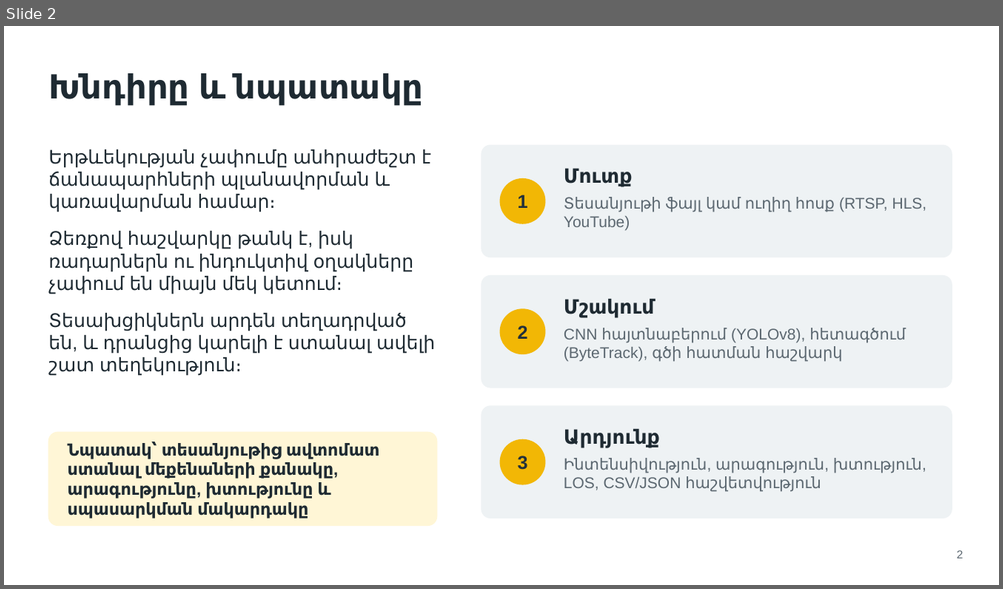
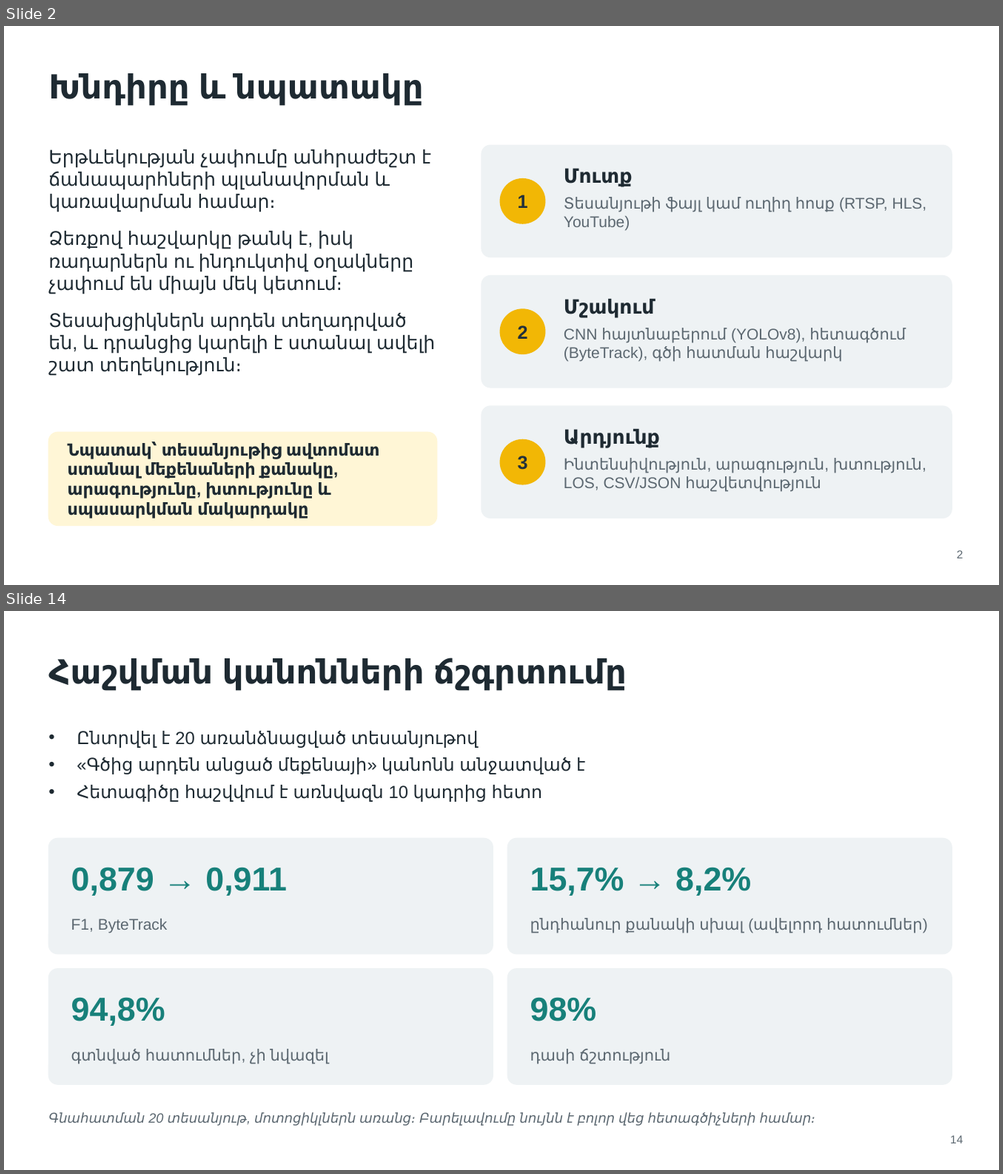
Before and after one commit to marrr862/traffic-cnn, a slide deck: thesis/presentation/DEFENSE.pptx. Shown one above the other, each under a label of ours: slide 2 before the commit, slides 2 and 14 after it; the slides between them are not shown. The pictures are 1003x589 and 1003x1174 pixels, drawn with LibreOffice and Linux fonts; fonts in the diff are those of the drawing. Boxes give left, top, right and bottom in pixels: in the first picture for what was removed or moved away, otherwise in the second. Text is boxed around its words. In the diff, an @@ line names an element or a change of style, - is before the commit and + after.

```diff
--- a/thesis/presentation/DEFENSE.pptx
+++ b/thesis/presentation/DEFENSE.pptx
@@ slide 14 added at bbox=[4, 611, 999, 1170], background #FFFFFF @@
@@ title added at bbox=[48, 658, 626, 691], 32 pt, text #1E2A32, bold @@
+Հաշվման կանոնների ճշգրտումը
@@ text added at bbox=[77, 731, 585, 802], 17 pt, text #1E2A32 @@
+• Ընտրվել է 20 առանձնացված տեսանյութով
+• «Գծից արդեն անցած մեքենայի» կանոնն անջատված է
+• Հետագիծը հաշվվում է առնվազն 10 կադրից հետո
@@ rounded rectangle added at bbox=[48, 839, 492, 954], fill #EEF2F4, outline #EEF2F4 1 pt @@
@@ rounded rectangle added at bbox=[508, 839, 951, 954], fill #EEF2F4, outline #EEF2F4 1 pt @@
@@ text added at bbox=[71, 867, 287, 896], 32 pt, text #17807A, bold @@
+0,879 → 0,911
@@ text added at bbox=[530, 867, 751, 896], 32 pt, text #17807A, bold @@
+15,7% → 8,2%
@@ text added at bbox=[71, 919, 168, 934], 15 pt, text #5B6770 @@
+F1, ByteTrack
@@ text added at bbox=[530, 918, 922, 934], 15 pt, text #5B6770 @@
+ընդհանուր քանակի սխալ (ավելորդ հատումներ)
@@ rounded rectangle added at bbox=[48, 969, 492, 1085], fill #EEF2F4, outline #EEF2F4 1 pt @@
@@ rounded rectangle added at bbox=[508, 969, 951, 1085], fill #EEF2F4, outline #EEF2F4 1 pt @@
@@ text added at bbox=[71, 997, 165, 1026], 32 pt, text #17807A, bold @@
+94,8%
@@ text added at bbox=[530, 997, 597, 1022], 32 pt, text #17807A, bold @@
+98%
@@ text added at bbox=[71, 1049, 329, 1065], 15 pt, text #5B6770 @@
+գտնված հատումներ, չի նվազել
@@ text added at bbox=[530, 1049, 670, 1065], 15 pt, text #5B6770 @@
+դասի ճշտություն
@@ text added at bbox=[48, 1113, 816, 1126], 13 pt, text #5B6770, italic @@
+Գնահատման 20 տեսանյութ, մոտոցիկլներն առանց։ Բարելավումը նույնն է բոլոր վեց հետագծիչների համար։
@@ page number added at bbox=[950, 1136, 962, 1144], 11 pt, text #5B6770 @@
+14
```
Also in this commit, not shown: 6 slides changed, 7 other slides added, 4 slides removed, 15 other files.
